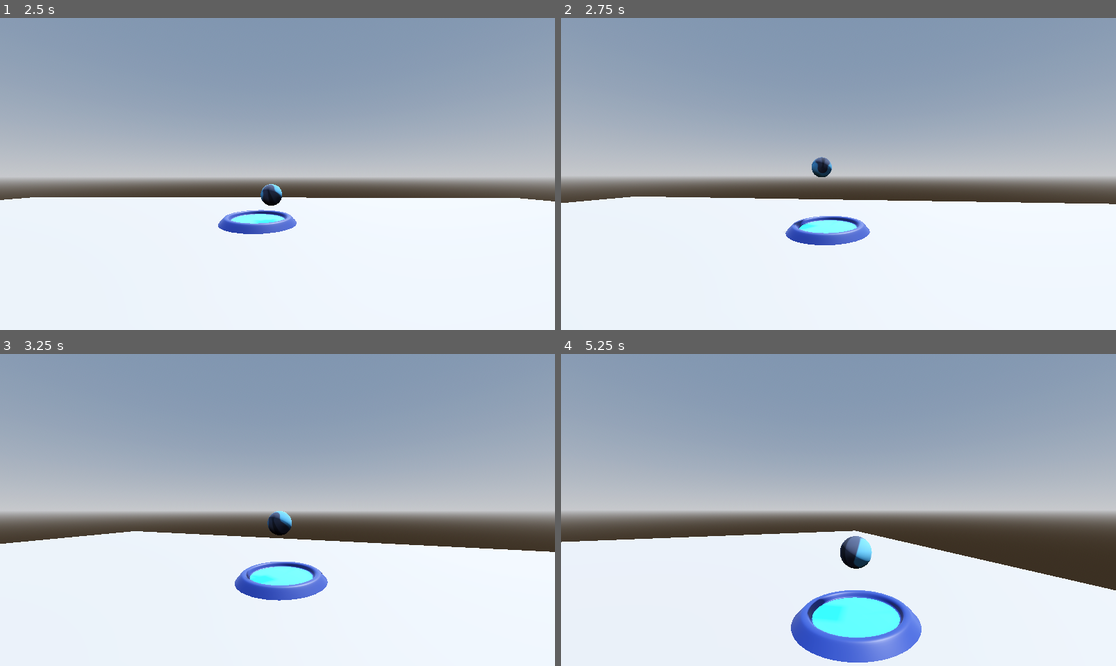
Above: before the commit, frames 1-4 (two rows, left to right).
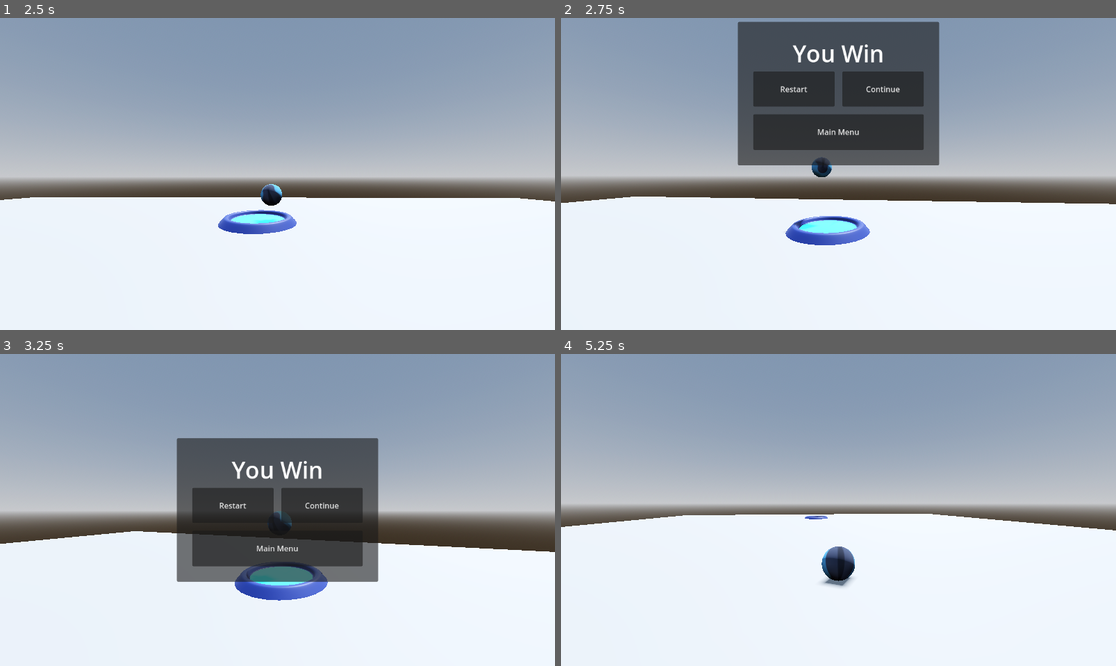
Above: after the commit, the same moments.

Repository: Shuntoon/Marble3D_Project_FIles
Game: Godot game, scene res://Levels/level_1.tscn
Two runs of this game, one before a commit and one after it. Both use one fixed random seed, a clock stepped at 60 frames per second and the inputs below. The engine's default icon, where the game draws it, is replaced by a stand-in: a white triangle on a blue panel in a dark square.
Inputs (mouse positions are in pixels of both pictures, inside the frame that each line leads up to):
- Up to frame 1 (2.5 s): move the mouse to (305, 174) at 0.52 s; hold W (forward) from 0.53 s (still down); tap Space (jump) at 0.77, 1.52 s; move the mouse to (249, 174) at 1.27 s; move the mouse to (288, 167) at 2.02 s
- Up to frame 2 (2.75 s): keep holding W (forward)
- Up to frame 3 (3.25 s): release W (forward) at 2.75 s; click (233, 425) at 2.75 s, where only the run after the commit has a clickable "Restart"
- Up to frame 4 (5.25 s): click (838, 547) at 3.5 s, where only the run after the commit has a clickable "Main Menu"; click (794, 506) at 4.25 s, where only the run after the commit has a clickable "Restart"; move the mouse to (832, 516) at 5.02 s; hold W (forward) from 5.03 s (still down)

Frame 1 is identical in both runs. In frame 2, 17% of the frame differs, in the area x 31-69%, y 1-48%; in frame 3, 16%; in frame 4, 19%, in the area x 0-100%, y 48-99%.

Commit message:
Added You Win Screen and Level Manager

Diff:
--- /dev/null
+++ b/GUI/YouWinScreen/you_win_screen.gd
@@ -0,0 +1,27 @@
+extends Control
+
+var level_manager : LevelManager
+
+func _ready() -> void:
+	level_manager = get_tree().get_first_node_in_group("level_manager")
+	level_manager.connect("level_finished", _on_level_finished)
+
+func _on_restart_button_pressed() -> void:
+	get_tree().reload_current_scene()
+	pass # Replace with function body.
+
+
+func _on_continue_button_pressed() -> void:
+	pass # Replace with function body.
+
+
+func _on_main_menu_butoon_pressed() -> void:
+	pass # Replace with function body.
+
+func _on_level_finished() -> void:
+	visible = true
+	Input.set_mouse_mode(Input.MOUSE_MODE_VISIBLE)
+
+	var tween = create_tween()
+	tween.tween_property(self, "position", Vector2(0,-1000), 0)
+	tween.tween_property(self, "position", Vector2(0,0), .5)
--- /dev/null
+++ b/GUI/YouWinScreen/you_win_screen.tscn
@@ -0,0 +1,74 @@
+[gd_scene load_steps=3 format=3 uid="uid://bgrc2rjf8lbos"]
+
+[ext_resource type="Script" path="res://GUI/YouWinScreen/you_win_screen.gd" id="1_17vlx"]
+
+[sub_resource type="LabelSettings" id="LabelSettings_ispe7"]
+font_size = 48
+
+[node name="YouWinScreen" type="Control"]
+layout_mode = 3
+anchors_preset = 15
+anchor_right = 1.0
+anchor_bottom = 1.0
+grow_horizontal = 2
+grow_vertical = 2
+script = ExtResource("1_17vlx")
+
+[node name="PanelContainer" type="PanelContainer" parent="."]
+layout_mode = 1
+anchors_preset = 8
+anchor_left = 0.5
+anchor_top = 0.5
+anchor_right = 0.5
+anchor_bottom = 0.5
+offset_left = -209.0
+offset_top = -149.0
+offset_right = 209.0
+offset_bottom = 149.0
+grow_horizontal = 2
+grow_vertical = 2
+
+[node name="MarginContainer" type="MarginContainer" parent="PanelContainer"]
+layout_mode = 2
+theme_override_constants/margin_left = 32
+theme_override_constants/margin_top = 32
+theme_override_constants/margin_right = 32
+theme_override_constants/margin_bottom = 32
+
+[node name="VBoxContainer" type="VBoxContainer" parent="PanelContainer/MarginContainer"]
+layout_mode = 2
+
+[node name="YouWinLabel" type="Label" parent="PanelContainer/MarginContainer/VBoxContainer"]
+layout_mode = 2
+text = "You Win"
+label_settings = SubResource("LabelSettings_ispe7")
+horizontal_alignment = 1
+
+[node name="VBoxContainer" type="VBoxContainer" parent="PanelContainer/MarginContainer/VBoxContainer"]
+layout_mode = 2
+size_flags_vertical = 3
+theme_override_constants/separation = 16
+
+[node name="HBoxContainer" type="HBoxContainer" parent="PanelContainer/MarginContainer/VBoxContainer/VBoxContainer"]
+layout_mode = 2
+size_flags_vertical = 3
+theme_override_constants/separation = 16
+
+[node name="RestartButton" type="Button" parent="PanelContainer/MarginContainer/VBoxContainer/VBoxContainer/HBoxContainer"]
+layout_mode = 2
+size_flags_horizontal = 3
+text = "Restart"
+
+[node name="ContinueButton" type="Button" parent="PanelContainer/MarginContainer/VBoxContainer/VBoxContainer/HBoxContainer"]
+layout_mode = 2
+size_flags_horizontal = 3
+text = "Continue"
+
+[node name="MainMenuButoon" type="Button" parent="PanelContainer/MarginContainer/VBoxContainer/VBoxContainer"]
+layout_mode = 2
+size_flags_vertical = 3
+text = "Main Menu"
+
+[connection signal="pressed" from="PanelContainer/MarginContainer/VBoxContainer/VBoxContainer/HBoxContainer/RestartButton" to="." method="_on_restart_button_pressed"]
+[connection signal="pressed" from="PanelContainer/MarginContainer/VBoxContainer/VBoxContainer/HBoxContainer/ContinueButton" to="." method="_on_continue_button_pressed"]
+[connection signal="pressed" from="PanelContainer/MarginContainer/VBoxContainer/VBoxContainer/MainMenuButoon" to="." method="_on_main_menu_butoon_pressed"]
--- a/Levels/level_1.tscn
+++ b/Levels/level_1.tscn
@@ -1,7 +1,9 @@
-[gd_scene load_steps=6 format=3 uid="uid://nu3sfvutp5i4"]
+[gd_scene load_steps=8 format=3 uid="uid://nu3sfvutp5i4"]
 
 [ext_resource type="PackedScene" uid="uid://bu6csgumns604" path="res://Objects/Player/player.tscn" id="1_08apw"]
 [ext_resource type="PackedScene" uid="uid://cayxwk30vhqju" path="res://Objects/FinishPoint/finish_point.tscn" id="2_i4n55"]
+[ext_resource type="PackedScene" uid="uid://bgrc2rjf8lbos" path="res://GUI/YouWinScreen/you_win_screen.tscn" id="3_v8hvd"]
+[ext_resource type="Script" path="res://Objects/LevelManager/level_manager.gd" id="4_30rf7"]
 
 [sub_resource type="ProceduralSkyMaterial" id="ProceduralSkyMaterial_xm8n4"]
 sky_horizon_color = Color(0.64625, 0.65575, 0.67075, 1)
@@ -36,3 +38,11 @@
 
 [node name="FinishPoint" parent="." instance=ExtResource("2_i4n55")]
 transform = Transform3D(1, 0, 0, 0, 1, 0, 0, 0, 1, 0, 0, -6.4653)
+
+[node name="CanvasLayer" type="CanvasLayer" parent="."]
+
+[node name="YouWinScreen" parent="CanvasLayer" instance=ExtResource("3_v8hvd")]
+visible = false
+
+[node name="LevelManager" type="Node" parent="." groups=["level_manager"]]
+script = ExtResource("4_30rf7")
--- a/Objects/FinishPoint/finish_point.gd
+++ b/Objects/FinishPoint/finish_point.gd
@@ -1,4 +1,9 @@
 extends Node3D
+
+var level_manager : LevelManager
+
+func _ready() -> void:
+	level_manager = get_tree().get_first_node_in_group("level_manager")
 
 func _on_finish_area_body_entered(body):
 	if body.owner.is_in_group("player"):
@@ -7,4 +12,6 @@
 		camera.level_finished = true
 		body.can_move = false
 		body.level_finished = true
+
+		level_manager.level_finished.emit()
 	pass # Replace with function body.
--- /dev/null
+++ b/Objects/LevelManager/level_manager.gd
@@ -0,0 +1,4 @@
+extends Node
+class_name LevelManager
+
+signal level_finished
